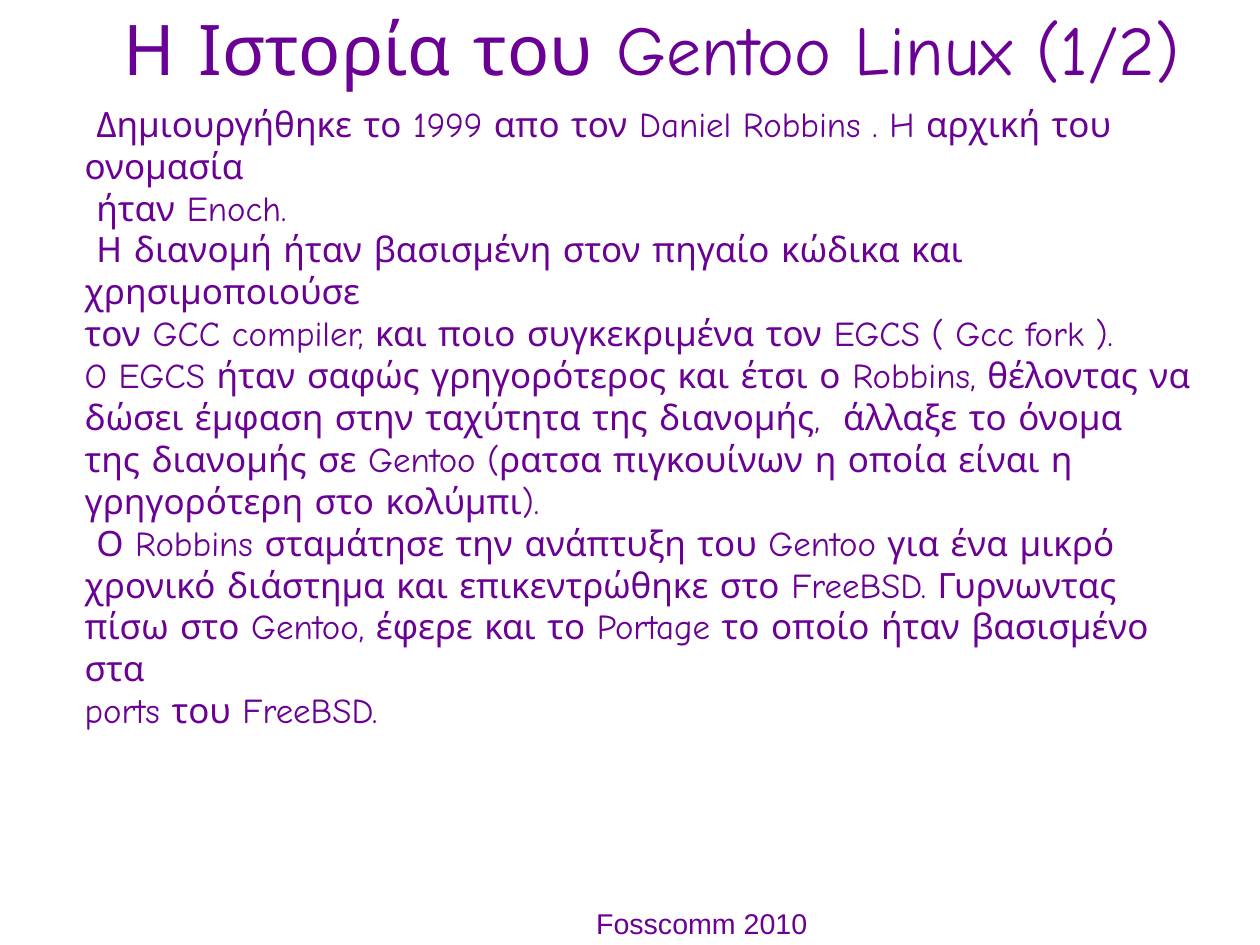
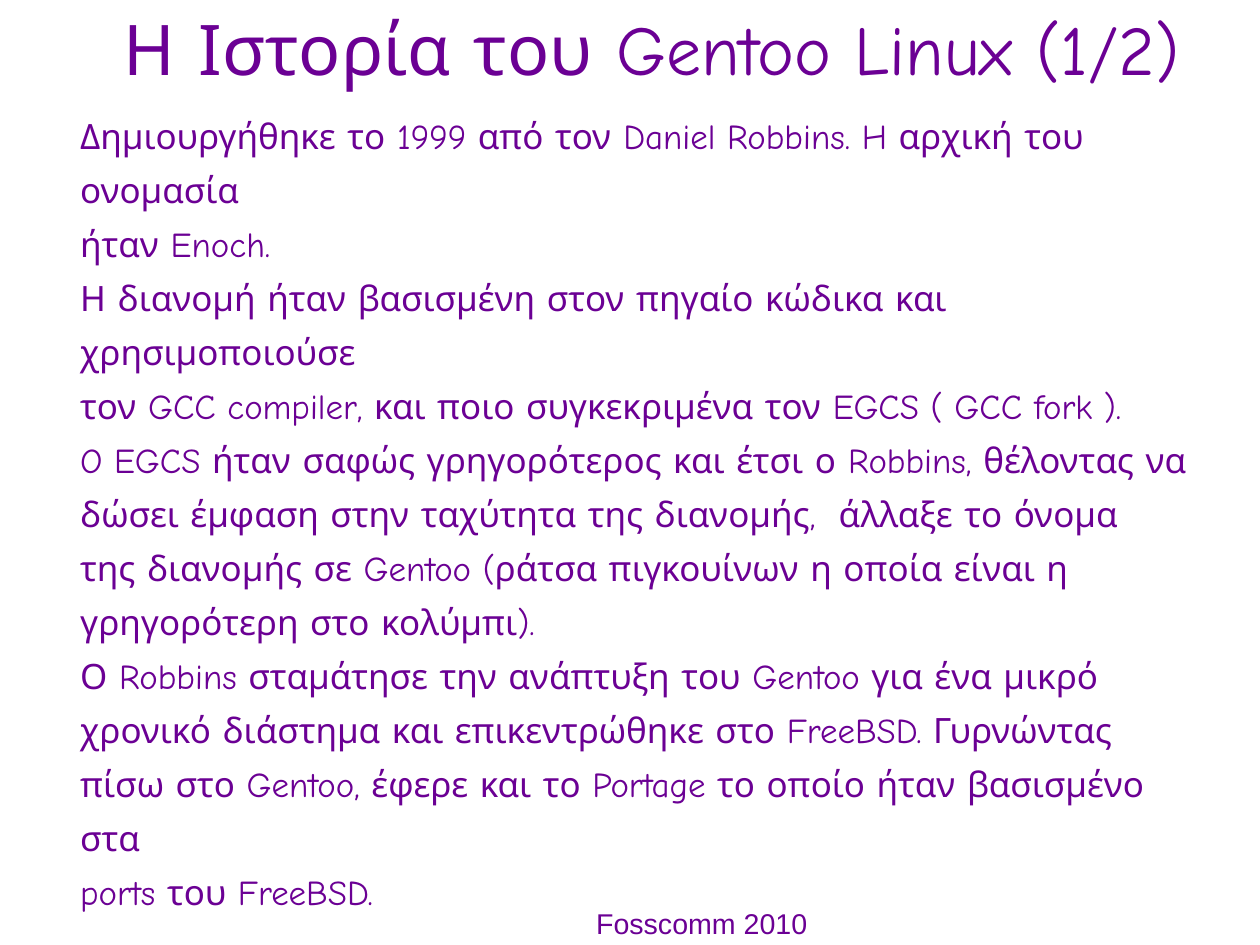
Before and after one commit to gentoo-el/presentations, a slide deck: slide 3 of fosscom-2010_pres.odp. Drawn at 1260x945 pixels with LibreOffice and Linux fonts; fonts in the diff are those of the drawing; background and template pictures are left out. Boxes give left, top, right and bottom in pixels: in the first picture for what was removed or moved away, otherwise in the second. Text is boxed around its words. In the diff, an @@ line names an element or a change of style, - is before the commit and + after.

Commit message:
Corrected minor typos and applied few text layout changes.

```diff
--- a/fosscom-2010_pres.odp
+++ b/fosscom-2010_pres.odp
@@ text at (80, 121, 1092, 428): text changed @@
-● Δημιουργήθηκε το 1999 απο τον Daniel Robbins . H αρχική του ονομασία
-● ήταν Enoch.
-● Η διανομή ήταν βασισμένη στον πηγαίο κώδικα και χρησιμοποιούσε
-● τον GCC compiler, και ποιο συγκεκριμένα τον EGCS ( Gcc fork ).
+● Δημιουργήθηκε το 1999 από τον Daniel Robbins. H αρχική του ονομασία
+  ήταν Enoch.
+● Η διανομή ήταν βασισμένη στον πηγαίο κώδικα και χρησιμοποιούσε
+  τον GCC compiler, και ποιο συγκεκριμένα τον EGCS ( GCC fork ).
@@ text at (80, 445, 1187, 852): indent changed; line spacing 1 to 34pt @@
@@ text at (80, 553, 1068, 590): text changed @@
-● της διανομής σε Gentoo (ρατσα πιγκουίνων η οποία είναι η
+● της διανομής σε Gentoo (ράτσα πιγκουίνων η οποία είναι η
@@ text at (80, 715, 1112, 752): text changed @@
-● χρονικό διάστημα και επικεντρώθηκε στο FreeBSD. Γυρνωντας
+● χρονικό διάστημα και επικεντρώθηκε στο FreeBSD. Γυρνώντας
```
Also in this commit, not shown: 11 other slides changed.
